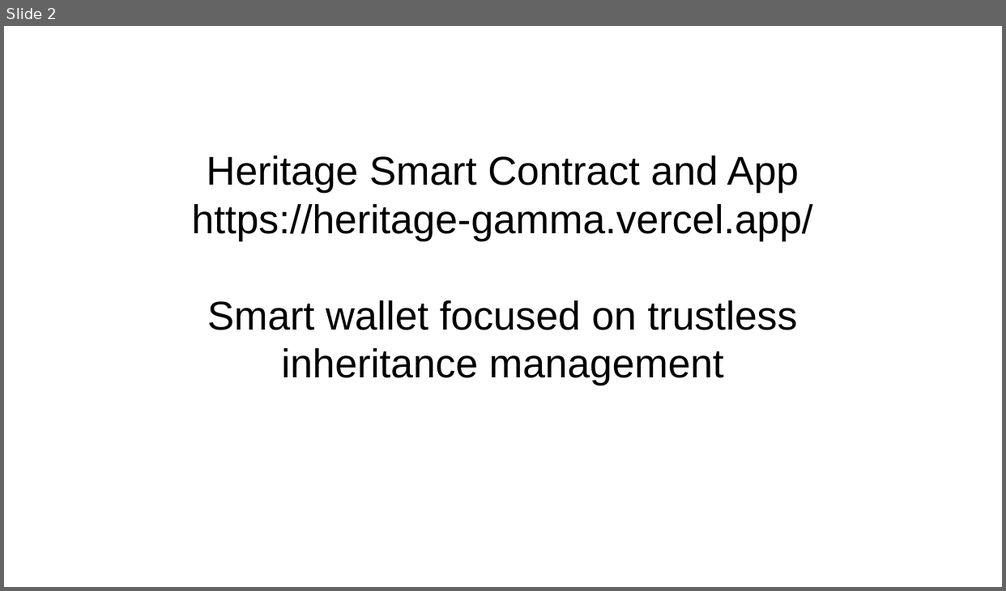
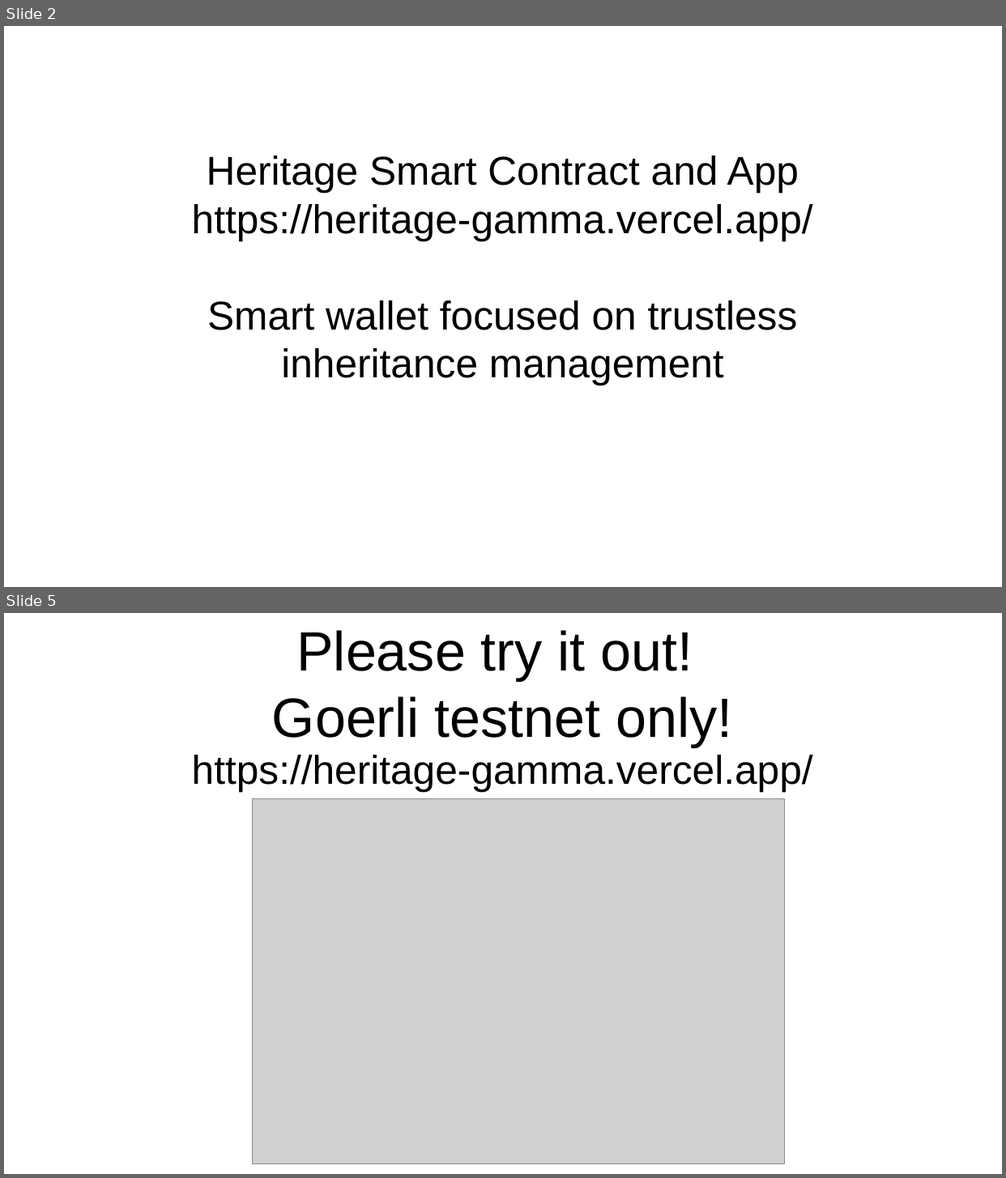
Before and after one commit to cmeyke/heritage, a slide deck: documentation/heritage.odp. Shown one above the other, each under a label of ours: slide 2 before the commit, slides 2 and 5 after it; the slides between them are not shown. The pictures are 1006x591 and 1006x1178 pixels, drawn with LibreOffice and Linux fonts; fonts in the diff are those of the drawing; grey boxes stand for pictures; background and template pictures are left out. Boxes give left, top, right and bottom in pixels: in the first picture for what was removed or moved away, otherwise in the second. Text is boxed around its words. In the diff, an @@ line names an element or a change of style, - is before the commit and + after.

```diff
--- a/documentation/heritage.odp
+++ b/documentation/heritage.odp
@@ slide 5 added at (4,613,1002,1174), background #FFFFFF @@
@@ title added at (272,630,733,747), 44 pt, text #000000 @@
+Please try it out!
+Goerli testnet only!
@@ text added at (192,755,813,792), 32 pt, text #000000 @@
+https://heritage-gamma.vercel.app/
@@ picture added at (252,798,785,1165) @@
```
Also in this commit, not shown: 1 slide changed, 4 other slides added, 1 other file.
